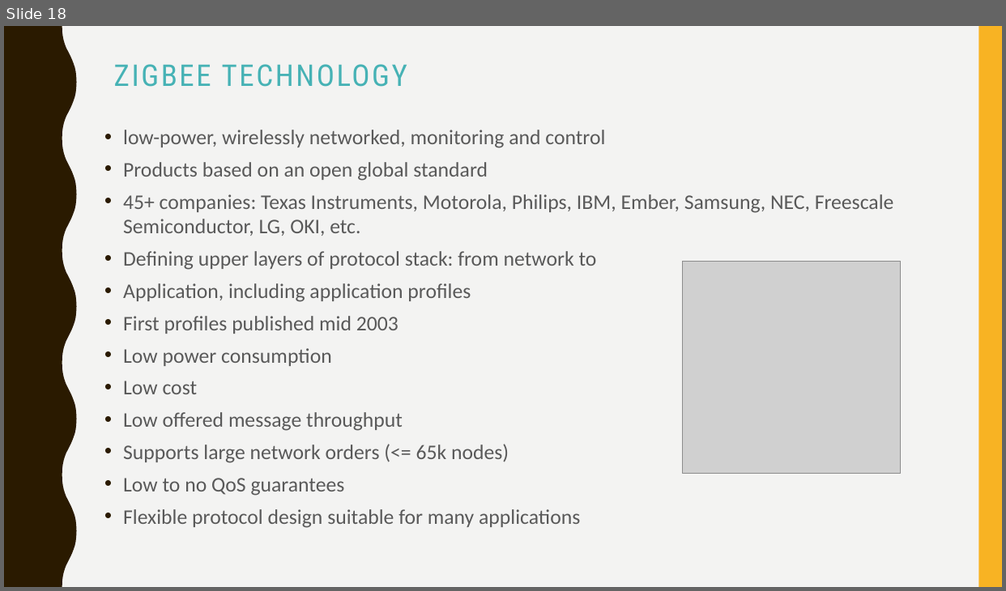
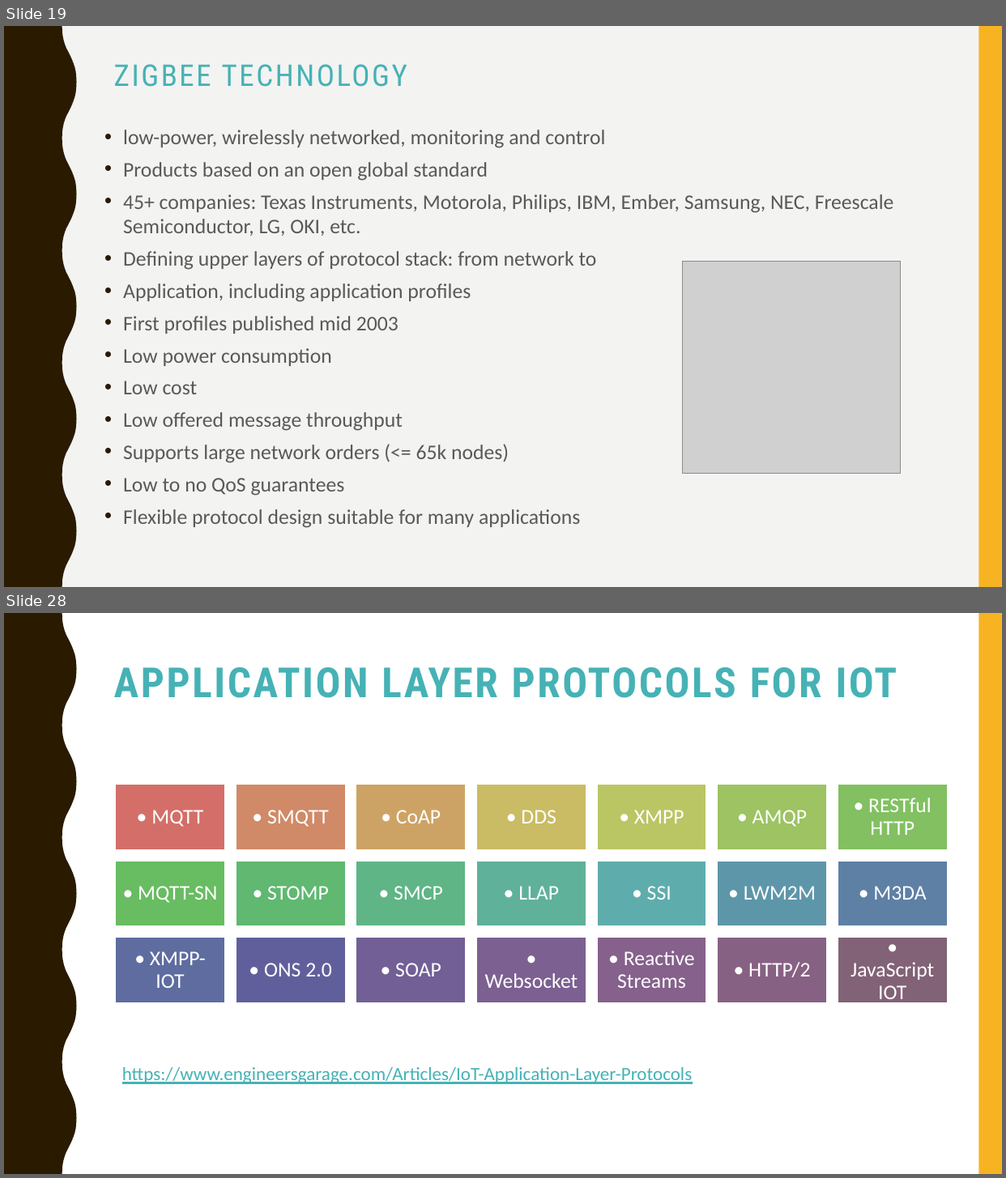
Before and after one commit to vladipirogov/IOT_presentation, a slide deck: Network Data Transfer Protocols in IoT & Embedded.pptx. Shown one above the other, each under a label of ours: slide 18 before the commit, slides 19 and 28 after it; the slides between them are not shown. The pictures are 1006x591 and 1006x1178 pixels, drawn with LibreOffice and Linux fonts; fonts in the diff are those of the drawing; grey boxes stand for pictures. Boxes give left, top, right and bottom in pixels: in the first picture for what was removed or moved away, otherwise in the second. Text is boxed around its words. In the diff, an @@ line names an element or a change of style, - is before the commit and + after.

Commit message:
Application protocols

```diff
--- a/Network Data Transfer Protocols in IoT & Embedded.pptx
+++ b/Network Data Transfer Protocols in IoT & Embedded.pptx
@@ slide 28 added at (4,613,1002,1174), background #FFFFFF; not listed: 2 template elements that a slide beside it also shows @@
@@ title added at (114,667,897,698), 40 pt, text #46B2B5, bold @@
+APPLICATION LAYER PROTOCOLS FOR IOT
@@ group added at (116,785,948,1004): 21 rectangles, 21 texts @@
+• MQTT
+• SMQTT
+• CoAP
+• DDS
+• XMPP
+• AMQP
+• RESTful HTTP
+• MQTT-SN
+• STOMP
+• SMCP
+• LLAP
+• SSI
+• LWM2M
+• M3DA
+• XMPP-IOT
+• ONS 2.0
+• SOAP
+• Websocket
+• Reactive Streams
+• HTTP/2
+• JavaScript IOT
@@ text added at (122,1067,692,1084), 18 pt, text #46B2B5, underline @@
+https://www.engineersgarage.com/Articles/IoT-Application-Layer-Protocols
@@ what was slide 18 is now slide 19 @@
```
Also in this commit, not shown: 4 slides changed, 15 other slides added.
